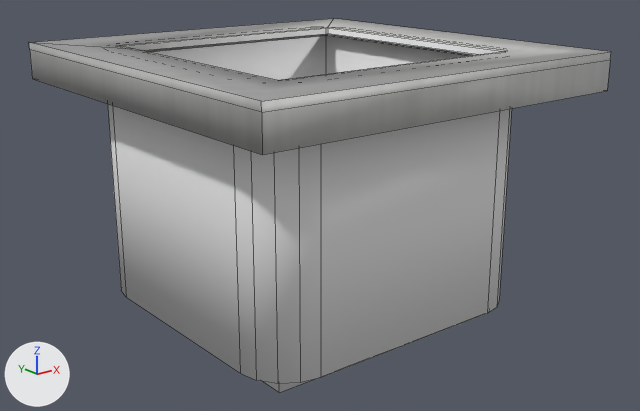
Renders of the Blender file media/Ingredientenbakje/bakje (2).blend from each side of a commit.
The view is the same before and after, from a camera (50 mm lens) standing at (-2.35, -3.03, 1.6) and looking at (0.05, -0.04, 0.4). Lighting does not change. The marker at lower left points along +X, +Y and +Z. Mesh edges are drawn as thin lines.
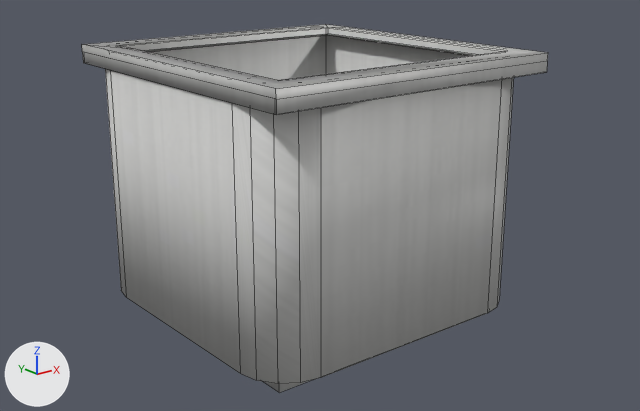
The change in detail:
Material 'Material.003' (mat_material_003) is new.
Its texture is img_rvs_jpg_001.
me_cube has 49 vertices, 28 faces and spans x -1.0..1.0, y -1.0..1.0, z -0.11..1.61.
me_cube no longer uses material mat_material (white #e7e7e7).
me_cube now uses material mat_material_003 (picture img_rvs_jpg_001).
me_cube_002 is used by ob_cube_002; location (-0.084, -0.075, -0.723).
me_cube_002 had 35 vertices, 29 faces and spanned x -0.77..1.0, y -0.81..1.0, z 1.67..1.83.
me_cube_002 now has 35 vertices, 29 faces and spans x -0.61..0.77, y -0.67..0.79, z 1.75..1.83.
me_cube_002 part 1: 20 of 35 vertices moved; they spanned x -0.77..1.0, y -0.81..1.0, z 1.67..1.83 and now span x -0.61..0.77, y -0.67..0.79, z 1.75..1.83; mean shift (-0.03, -0.03, 0.03); largest move (1.0, 1.0, 1.67) -> (0.77, 0.79, 1.75).

Pixel boxes [x1, y1, x2, y2] of what changed, in the pictures (640 x 411 px):
'Cube', recoloured
    both: [105, 28, 514, 392]
'Cube.002', reshaped (20% narrower, 33% shorter)
    before: [29, 19, 611, 155]
    after: [82, 24, 548, 115]
